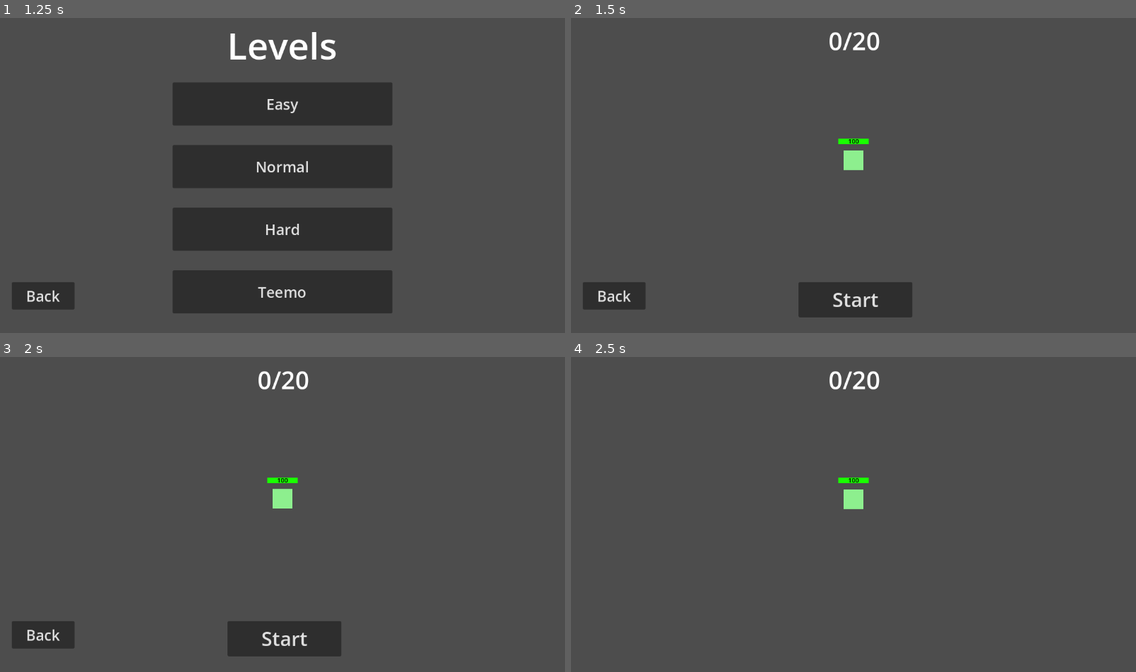
Above: before the commit, frames 1-4 (two rows, left to right).
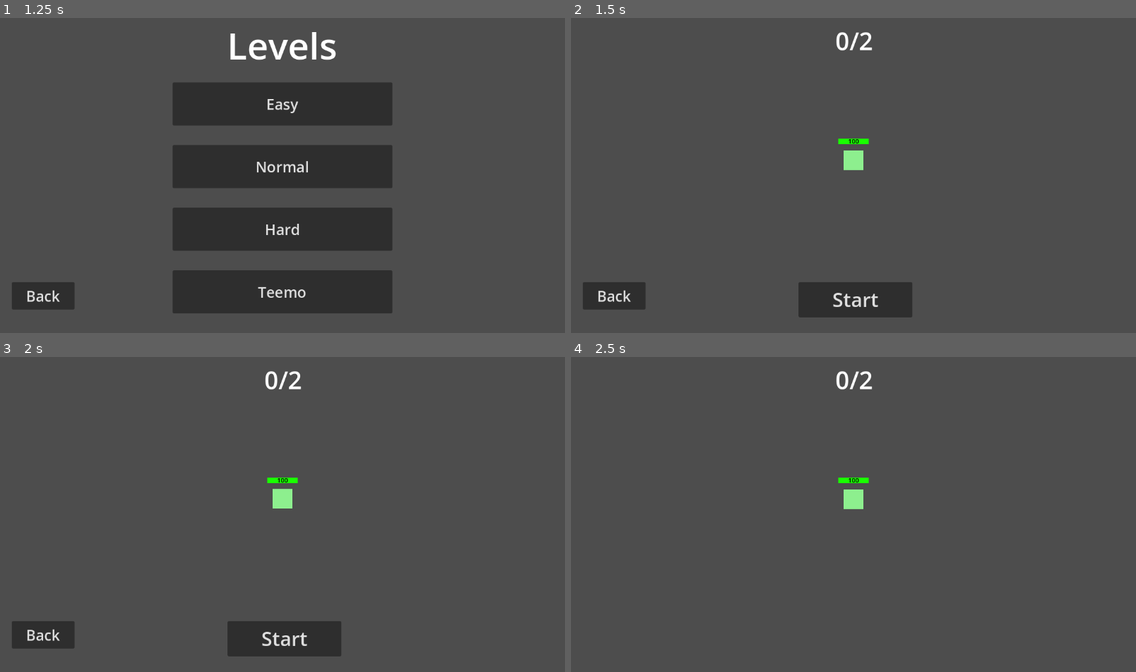
Above: after the commit, the same moments.

Repository: OhijMik/League-of-Dodgers
Game: Godot game, scene res://scenes/main_menu.tscn
Two runs of this game, one before a commit and one after it. Both use one fixed random seed, a clock stepped at 60 frames per second and the inputs below.
Inputs:
- Up to frame 1 (1.25 s): click "Levels" at 0.5 s
- Up to frame 2 (1.5 s): click "Easy" at 1.25 s
- Up to frame 3 (2 s): no input
- Up to frame 4 (2.5 s): click "Start" at 2 s

Frame 1 is identical in both runs. In frame 2, 0.3% of the frame differs, in the area x 45-55%, y 4-11%; in frame 3, 0.3%; in frame 4, 0.3%.

Commit message:
Created the win scene

Diff:
--- a/codes/easy_level_scene.gd
+++ b/codes/easy_level_scene.gd
@@ -8,6 +8,7 @@
 var curr_projectile
 
 var projectile_count = 0
+var win_condition = 2
 
 # Called when the node enters the scene tree for the first time.
 func _ready():
@@ -37,7 +38,10 @@
 			$ResumeButton.show()
 			projectile_spawn_timer.set_paused(true)
 
-	$UI/ProjectileCountLabel.text = str(projectile_count) + "/20"
+	$UI/ProjectileCountLabel.text = str(projectile_count) + "/" + str(win_condition)
+
+	if projectile_count >= win_condition:
+		get_tree().change_scene_to_file("res://scenes/win_scene.tscn")
 
 
 func _on_start_button_pressed():
@@ -58,6 +62,5 @@
 	projectile_spawn_timer.set_paused(false)
 
 
-
 func _on_easy_level_projectiles_child_exiting_tree(node):
 	projectile_count += 1
--- /dev/null
+++ b/codes/win_scene.gd
@@ -0,0 +1,19 @@
+extends Node2D
+
+
+# Called when the node enters the scene tree for the first time.
+func _ready():
+	pass # Replace with function body.
+
+
+# Called every frame. 'delta' is the elapsed time since the previous frame.
+func _process(delta):
+	pass
+
+
+func _on_main_menu_button_pressed():
+	get_tree().change_scene_to_file("res://scenes/main_menu.tscn")
+
+
+func _on_quit_button_pressed():
+	get_tree().quit()
--- a/scenes/easy_level_scene.tscn
+++ b/scenes/easy_level_scene.tscn
@@ -1,20 +1,11 @@
-[gd_scene load_steps=5 format=3 uid="uid://bsdcg7yk78r6o"]
+[gd_scene load_steps=4 format=3 uid="uid://bsdcg7yk78r6o"]
 
 [ext_resource type="Script" path="res://codes/easy_level_scene.gd" id="1_fkyeb"]
 [ext_resource type="PackedScene" uid="uid://beixhopf2vygy" path="res://scenes/champion.tscn" id="2_344wu"]
 [ext_resource type="Script" path="res://codes/EasyLevelProjectiles.gd" id="3_yhofu"]
 
-[sub_resource type="RectangleShape2D" id="RectangleShape2D_1isn1"]
-size = Vector2(1528, 840)
-
 [node name="EasyLevelScene" type="Node2D"]
 script = ExtResource("1_fkyeb")
-
-[node name="Area2D" type="Area2D" parent="."]
-
-[node name="CollisionShape2D" type="CollisionShape2D" parent="Area2D"]
-position = Vector2(556, 316)
-shape = SubResource("RectangleShape2D_1isn1")
 
 [node name="Champion" parent="." instance=ExtResource("2_344wu")]
 position = Vector2(576, 296)
--- /dev/null
+++ b/scenes/win_scene.tscn
@@ -0,0 +1,35 @@
+[gd_scene load_steps=2 format=3 uid="uid://bwdrursyql7w8"]
+
+[ext_resource type="Script" path="res://codes/win_scene.gd" id="1_sdsmx"]
+
+[node name="DeathScene" type="Node2D"]
+script = ExtResource("1_sdsmx")
+
+[node name="Label" type="Label" parent="."]
+offset_left = 280.0
+offset_top = 40.0
+offset_right = 880.0
+offset_bottom = 176.0
+theme_override_font_sizes/font_size = 50
+text = "You Won!!"
+horizontal_alignment = 1
+vertical_alignment = 1
+
+[node name="MainMenuButton" type="Button" parent="."]
+offset_left = 400.0
+offset_top = 232.0
+offset_right = 753.0
+offset_bottom = 320.0
+theme_override_font_sizes/font_size = 40
+text = "Main Menu"
+
+[node name="QuitButton" type="Button" parent="."]
+offset_left = 400.0
+offset_top = 392.0
+offset_right = 753.0
+offset_bottom = 480.0
+theme_override_font_sizes/font_size = 40
+text = "Quit"
+
+[connection signal="pressed" from="MainMenuButton" to="." method="_on_main_menu_button_pressed"]
+[connection signal="pressed" from="QuitButton" to="." method="_on_quit_button_pressed"]
